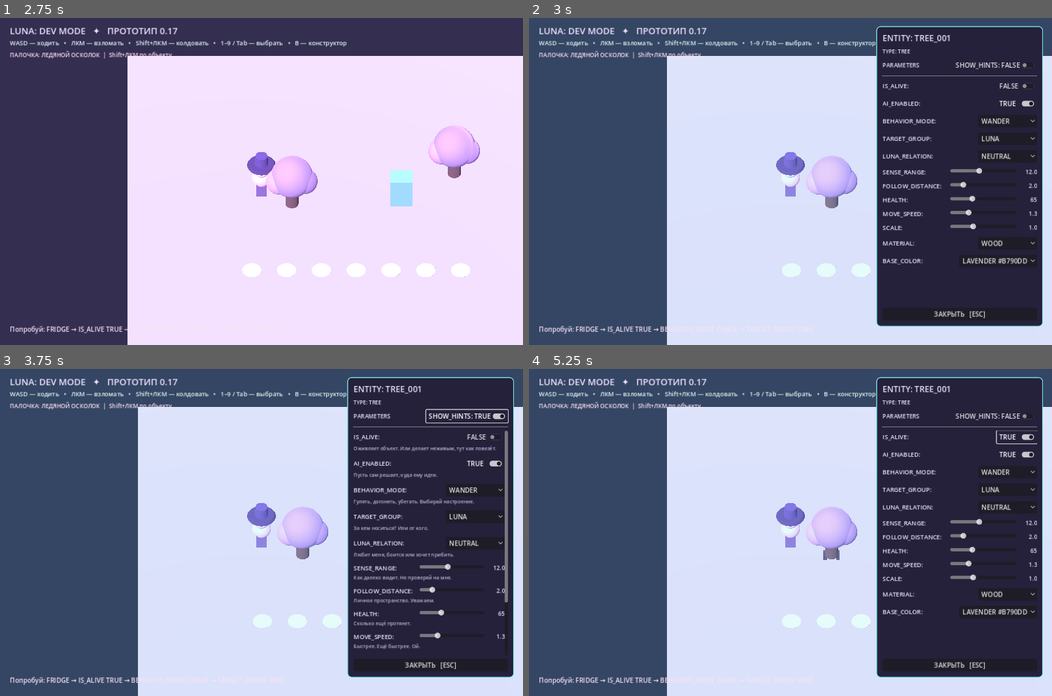
Above: before the commit, frames 1-4 (two rows, left to right).
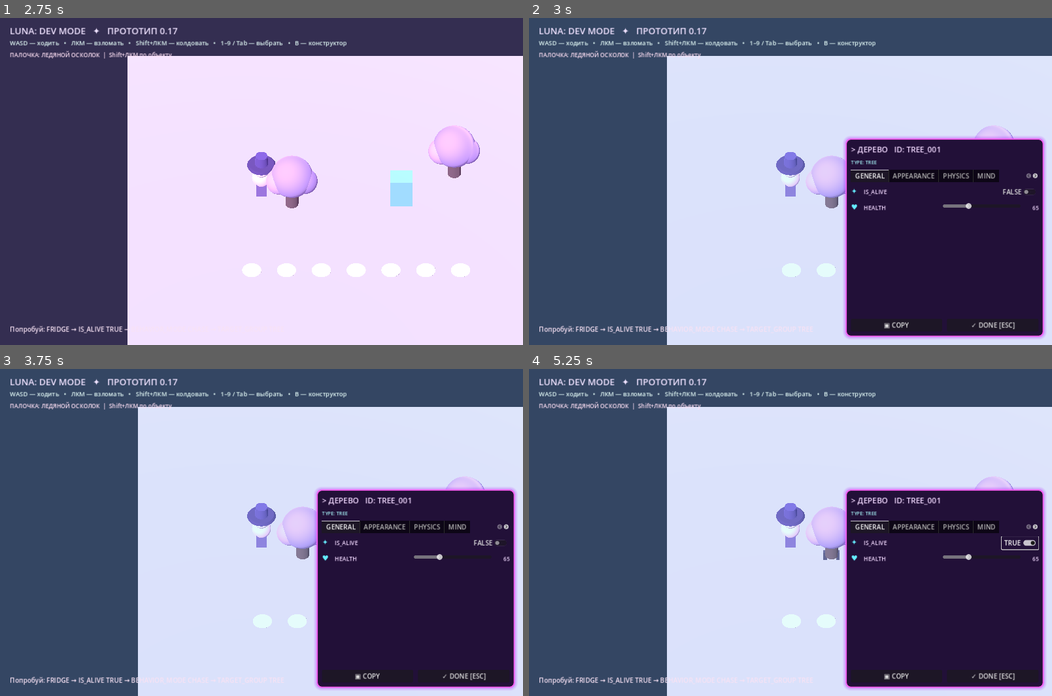
Above: after the commit, the same moments.

Repository: 0ri-space-cat/luna-dev-mode
Game: Godot game, scene res://scenes/main.tscn
Two runs of this game, one before a commit and one after it. Both use one fixed random seed, a clock stepped at 60 frames per second and the inputs below.
Inputs (mouse positions are in pixels of both pictures, inside the frame that each line leads up to):
- Up to frame 1 (2.75 s): tap Enter at 0.5 s; move the mouse to (235, 246) at 0.52 s; hold W (move_forward) 0.53-1.25 s; tap 1 at 0.6 s; click (235, 246) at 0.67 s; drag from (418, 230) to (235, 246) at 1.27 s; tap Space at 2 s; move the mouse to (104, 132) at 2.02 s; hold A (move_left) from 2.03 s (still down); tap Tab at 2.1 s
- Up to frame 2 (3 s): release A (move_left) at 2.75 s; drag from (816, 181) to (633, 132) at 2.77 s
- Up to frame 3 (3.75 s): click (465, 414) at 3.5 s, where only the run before the commit has a clickable "SHOW_HINTS: FALSE"
- Up to frame 4 (5.25 s): click (994, 414) at 4.25 s, where only the run before the commit has a clickable "SHOW_HINTS: TRUE"; click "FALSE" at 5 s

Frame 1 is identical in both runs. In frame 2, 19% of the frame differs, in the area x 60-99%, y 2-99%; in frame 3, 20%; in frame 4, 19%.

Commit message:
feat: replace SHOW_HINTS with tabbed neon inspector and tooltip metadata

Diff:
--- a/scripts/hack_editor.gd
+++ b/scripts/hack_editor.gd
@@ -1,65 +1,78 @@
 extends PanelContainer
-## Compact Hack 'n' Slash-inspired inspector, driven entirely by ParameterRegistry.
-## Controls edit values via CommandProcessor rather than setting them directly.
-
+## Compact, RPG-like neon entity inspector. All fields are sourced from
+## ParameterRegistry, and all edits go through CommandProcessor.
 signal closed
-
+signal duplicate_requested(entity: Node3D)
+
+const UiLanguage = preload("res://scripts/core/ui_language.gd")
+const TAB_IDS := [
+	"GENERAL", "APPEARANCE", "PHYSICS", "MIND", "BEHAVIOR",
+	"RELATIONSHIPS", "ABILITIES", "REACTIONS", "AURAS", "TAGS"
+]
+const TAB_RU := [
+	"ОБЩЕЕ", "ОБЛИК", "ФИЗИКА", "РАЗУМ", "ПОВЕДЕНИЕ",
+	"ОТНОШЕНИЯ", "СПОСОБНОСТИ", "РЕАКЦИИ", "АУРЫ", "ТЕГИ"
+]
 var target: Node3D
 var registry
 var commands
+var ui_language = UiLanguage.new()
 var syncing := false
-var show_hints := false
 var _gesture_number := 0
 var _active_gestures: Dictionary = {}
 var field_controls: Dictionary = {}
-var hint_labels: Array[Label] = []
-
 var title_label: Label
 var type_label: Label
-var hints_toggle: CheckButton
+var tab_bar: TabBar
 var fields_container: VBoxContainer
-
-
-func configure(parameter_registry, command_processor) -> void:
+var duplicate_button: Button
+var close_button: Button
+var selected_tab := "GENERAL"
+
+
+func configure(parameter_registry, command_processor, language_service = null) -> void:
 	registry = parameter_registry
 	commands = command_processor
+	if language_service != null:
+		ui_language = language_service
 	commands.history_changed.connect(_on_history_changed)
 
 
 func _ready() -> void:
 	anchor_left = 1.0
 	anchor_right = 1.0
-	anchor_top = 0.0
-	anchor_bottom = 0.0
-	offset_left = -430.0
-	offset_right = -22.0
-	offset_top = 20.0
-	offset_bottom = 755.0
+	anchor_top = 1.0
+	anchor_bottom = 1.0
+	offset_left = -505.0
+	offset_right = -20.0
+	offset_top = -505.0
+	offset_bottom = -20.0
 	mouse_filter = Control.MOUSE_FILTER_STOP
 
 	var styling := StyleBoxFlat.new()
-	styling.bg_color = Color("25213b")
-	styling.border_color = Color("7be4e6")
-	styling.set_border_width_all(2)
-	styling.set_corner_radius_all(10)
-	styling.set_content_margin_all(15)
+	styling.bg_color = Color("221038")
+	styling.border_color = Color("f45cef")
+	styling.set_border_width_all(3)
+	styling.set_corner_radius_all(12)
+	styling.set_content_margin_all(13)
+	styling.shadow_color = Color("b93bff6a")
+	styling.shadow_size = 8
 	add_theme_stylebox_override("panel", styling)
 
 	var layout := VBoxContainer.new()
 	layout.add_theme_constant_override("separation", 8)
 	add_child(layout)
-	title_label = _label(layout, "ENTITY", 20)
-	type_label = _label(layout, "TYPE: UNKNOWN", 13)
-
-	var options_line := HBoxContainer.new()
-	layout.add_child(options_line)
-	var name_label := _label(options_line, "PARAMETERS", 14)
-	name_label.size_flags_horizontal = Control.SIZE_EXPAND_FILL
-	hints_toggle = CheckButton.new()
-	hints_toggle.text = "SHOW_HINTS: FALSE"
-	hints_toggle.toggled.connect(_on_hints_toggled)
-	options_line.add_child(hints_toggle)
-	layout.add_child(HSeparator.new())
+	title_label = _label(layout, "> ENTITY  ID: ---", 19)
+	type_label = _label(layout, "TYPE: UNKNOWN", 12)
+	type_label.add_theme_color_override("font_color", Color("a5eff5"))
+
+	tab_bar = TabBar.new()
+	tab_bar.clip_tabs = true
+	tab_bar.size_flags_horizontal = Control.SIZE_EXPAND_FILL
+	layout.add_child(tab_bar)
+	for id in TAB_IDS:
+		tab_bar.add_tab(id)
+	tab_bar.tab_changed.connect(_on_tab_changed)
 
 	var scroll := ScrollContainer.new()
 	scroll.size_flags_vertical = Control.SIZE_EXPAND_FILL
@@ -67,56 +80,118 @@
 	layout.add_child(scroll)
 	fields_container = VBoxContainer.new()
 	fields_container.size_flags_horizontal = Control.SIZE_EXPAND_FILL
-	fields_container.add_theme_constant_override("separation", 12)
+	fields_container.add_theme_constant_override("separation", 11)
 	scroll.add_child(fields_container)
 
-	var close_button := Button.new()
-	close_button.text = "ЗАКРЫТЬ   [ESC]"
+	var footer := HBoxContainer.new()
+	footer.add_theme_constant_override("separation", 12)
+	layout.add_child(footer)
+	duplicate_button = Button.new()
+	duplicate_button.size_flags_horizontal = Control.SIZE_EXPAND_FILL
+	duplicate_button.pressed.connect(_on_duplicate_pressed)
+	footer.add_child(duplicate_button)
+	close_button = Button.new()
+	close_button.size_flags_horizontal = Control.SIZE_EXPAND_FILL
 	close_button.pressed.connect(func() -> void: closed.emit())
-	layout.add_child(close_button)
-
+	footer.add_child(close_button)
+	refresh_language()
 	visible = false
 
 
 func show_for(entity: Node3D) -> void:
 	target = entity
-	title_label.text = "ENTITY: %s" % str(entity.record.id).to_upper()
-	type_label.text = "TYPE: %s" % str(entity.record.category).to_upper()
+	_active_gestures.clear()
+	selected_tab = "GENERAL"
+	if is_instance_valid(tab_bar):
+		tab_bar.current_tab = 0
+	_update_identity()
+	_build_fields()
+	_sync_fields_from_target()
+	visible = true
+
+
+func refresh_language() -> void:
+	if not is_instance_valid(tab_bar):
+		return
+	for index in range(TAB_IDS.size()):
+		tab_bar.set_tab_title(index, ui_language.text(TAB_IDS[index], TAB_RU[index]))
+	if is_instance_valid(duplicate_button):
+		duplicate_button.text = ui_language.text("▣ COPY", "▣ КОПИЯ")
+		duplicate_button.tooltip_text = ui_language.text(
+			"Create an independent copy with the same parameters.",
+			"Создать независимую копию с теми же параметрами."
+		)
+	if is_instance_valid(close_button):
+		close_button.text = ui_language.text("✓ DONE [ESC]", "✓ ГОТОВО [ESC]")
+	_update_identity()
+	_build_fields()
+	_sync_fields_from_target()
+
+
+func _update_identity() -> void:
+	if not is_instance_valid(target) or not is_instance_valid(title_label):
+		return
+	title_label.text = "> %s   ID: %s" % [str(target.record.display_name).to_upper(), str(target.record.id).to_upper()]
+	type_label.text = "TYPE: %s" % str(target.record.category).to_upper()
+
+
+func _on_tab_changed(index: int) -> void:
+	if index < 0 or index >= TAB_IDS.size():
+		return
+	selected_tab = TAB_IDS[index]
 	_active_gestures.clear()
 	_build_fields()
 	_sync_fields_from_target()
-	visible = true
 
 
 func _build_fields() -> void:
+	if not is_instance_valid(fields_container):
+		return
 	for child in fields_container.get_children():
 		fields_container.remove_child(child)
 		child.queue_free()
 	field_controls.clear()
-	hint_labels.clear()
-	if registry == null or target == null:
-		return
+	if registry == null or not is_instance_valid(target):
+		return
+	var total := 0
 	for spec in registry.get_specs_for(str(target.record.category)):
+		if str(spec.get("tab", "GENERAL")) != selected_tab:
+			continue
 		_add_field(spec)
+		total += 1
+	if total == 0:
+		var placeholder := _label(fields_container, ui_language.text(
+			"NO PARAMETERS IN THIS TAB YET", "ЗДЕСЬ ПОКА НЕТ ПАРАМЕТРОВ"
+		), 12)
+		placeholder.add_theme_color_override("font_color", Color("b7a1d5"))
 
 
 func _add_field(spec: Dictionary) -> void:
 	var parameter_id: String = str(spec["id"])
 	var kind: String = str(spec["kind"])
+	var hint: String = ui_language.hint(spec)
 	var container := VBoxContainer.new()
-	container.add_theme_constant_override("separation", 3)
+	container.add_theme_constant_override("separation", 4)
 	fields_container.add_child(container)
+	container.tooltip_text = hint
 
 	var line := HBoxContainer.new()
 	container.add_child(line)
-	var field_label := _label(line, str(spec["label"]) + ":", 15)
+	line.tooltip_text = hint
+	var icon_label := _label(line, str(spec.get("icon", "✧")), 18)
+	icon_label.custom_minimum_size.x = 27
+	icon_label.tooltip_text = hint
+	icon_label.add_theme_color_override("font_color", Color("65eeff"))
+	var field_label := _label(line, str(spec["label"]), 14)
 	field_label.size_flags_horizontal = Control.SIZE_EXPAND_FILL
+	field_label.tooltip_text = hint
 
 	match kind:
 		"bool":
 			var toggle := CheckButton.new()
 			toggle.text = "FALSE"
-			toggle.custom_minimum_size.x = 98
+			toggle.custom_minimum_size.x = 90
+			toggle.tooltip_text = hint
 			line.add_child(toggle)
 			toggle.toggled.connect(_on_bool_changed.bind(parameter_id))
 			field_controls[parameter_id] = {"kind": kind, "input": toggle}
@@ -125,21 +200,22 @@
 			slider.min_value = float(spec["min"])
 			slider.max_value = float(spec["max"])
 			slider.step = float(spec["step"])
-			slider.custom_minimum_size.x = 102
+			slider.custom_minimum_size.x = 88
 			slider.size_flags_horizontal = Control.SIZE_EXPAND_FILL
+			slider.tooltip_text = hint
 			line.add_child(slider)
-			var number := _label(line, "0", 14)
-			number.custom_minimum_size.x = 46
+			var number := _label(line, "0", 13)
+			number.custom_minimum_size.x = 40
 			number.horizontal_alignment = HORIZONTAL_ALIGNMENT_RIGHT
+			number.tooltip_text = hint
 			slider.value_changed.connect(_on_range_changed.bind(parameter_id))
 			slider.drag_started.connect(_on_drag_started.bind(parameter_id))
 			slider.drag_ended.connect(_on_drag_ended.bind(parameter_id))
-			field_controls[parameter_id] = {
-				"kind": kind, "input": slider, "display": number
-			}
+			field_controls[parameter_id] = {"kind": kind, "input": slider, "display": number}
 		"color", "enum":
 			var picker := OptionButton.new()
-			picker.custom_minimum_size.x = 144
+			picker.custom_minimum_size.x = 165
+			picker.tooltip_text = hint
 			for option in spec.get("choices", []):
 				if kind == "color":
 					picker.add_item("%s #%s" % [
@@ -149,15 +225,7 @@
 					picker.add_item(str(option["name"]))
 			line.add_child(picker)
 			picker.item_selected.connect(_on_choice_selected.bind(parameter_id, spec.get("choices", [])))
-			field_controls[parameter_id] = {
-				"kind": kind, "input": picker, "choices": spec.get("choices", [])
-			}
-
-	var hint := _label(container, str(spec["hint"]), 12)
-	hint.add_theme_color_override("font_color", Color("b8b6d7"))
-	hint.autowrap_mode = TextServer.AUTOWRAP_WORD_SMART
-	hint.visible = show_hints
-	hint_labels.append(hint)
+			field_controls[parameter_id] = {"kind": kind, "input": picker, "choices": spec.get("choices", [])}
 
 
 func _sync_fields_from_target() -> void:
@@ -187,6 +255,11 @@
 	syncing = false
 
 
+func _on_duplicate_pressed() -> void:
+	if is_instance_valid(target):
+		duplicate_requested.emit(target)
+
+
 func _unhandled_input(event: InputEvent) -> void:
 	if not visible or not (event is InputEventKey) or not event.pressed or event.echo:
 		return
@@ -198,19 +271,12 @@
 func _label(parent: Node, content: String, font_size: int) -> Label:
 	var result := Label.new()
 	result.text = content
-	result.add_theme_color_override("font_color", Color("e9e2fc"))
+	result.add_theme_color_override("font_color", Color("f2d9ff"))
 	result.add_theme_font_size_override("font_size", font_size)
 	parent.add_child(result)
 	return result
 
 
-func _on_hints_toggled(enabled: bool) -> void:
-	show_hints = enabled
-	hints_toggle.text = "SHOW_HINTS: TRUE" if enabled else "SHOW_HINTS: FALSE"
-	for hint in hint_labels:
-		hint.visible = enabled
-
-
 func _on_drag_started(parameter_id: String) -> void:
 	_gesture_number += 1
 	_active_gestures[parameter_id] = "%s:%s:%d" % [target.record.id, parameter_id, _gesture_number]
@@ -221,9 +287,8 @@
 
 
 func _on_bool_changed(enabled: bool, parameter_id: String) -> void:
-	if syncing:
-		return
-	_apply_change(parameter_id, enabled)
+	if not syncing:
+		_apply_change(parameter_id, enabled)
 
 
 func _on_range_changed(value: float, parameter_id: String) -> void:
@@ -248,6 +313,5 @@
 
 
 func _on_history_changed() -> void:
-	# Commands still have an internal audit; the player-facing inspector stays compact.
 	if visible:
 		_sync_fields_from_target()
